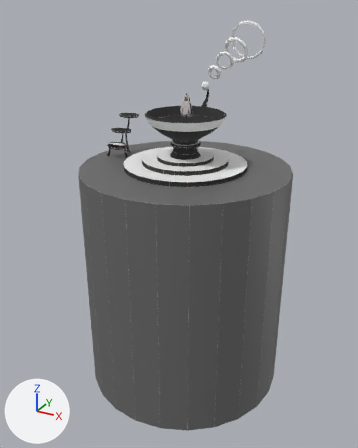
A saved change to the OBJ model Assets/Meshes/SeeedSunflowerEsc.obj.
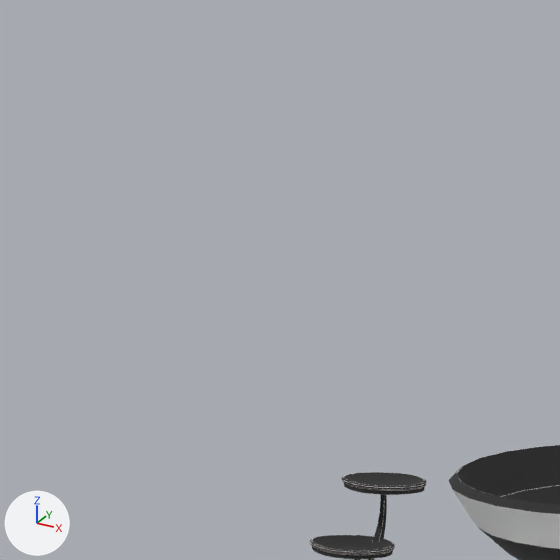
There are two pictures of each version: one whole from a camera (50 mm lens) standing at (16.1, -30.4, 6.2) and looking at (-1.3, 1.2, -9.6), one close up on the part from 11% to 48% of the width and 0% to 30% of the height. Every picture has the same lights, and +X, +Y and +Z are marked at lower left. Where no turn or scale is listed for an object, it has been applied to the vertices. Vertices at the same position are counted once.

In view in the first close-up: 'SeeedSunflowerEsc'.
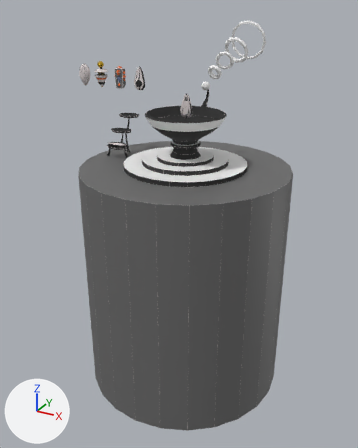
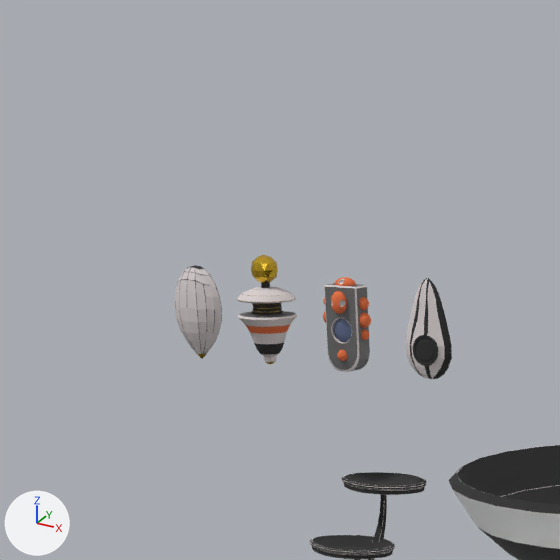
What differs and where, as boxes [x1, y1, x2, y2] in the close-ups (560 x 560 px):
'SeeedSunflowerEsc', reshaped: before [310, 445, 560, 560]; after [174, 255, 560, 560]
part 1 of me_seeedsunfloweresc, added: after [405, 278, 452, 379]
part 2 of me_seeedsunfloweresc, added (yellow): after [251, 255, 278, 283]
part 3 of me_seeedsunfloweresc, added: after [261, 282, 270, 288]
part 4 of me_seeedsunfloweresc, added: after [174, 265, 371, 372]

What the commit changed:
Material 'Glass' (mat_glass) is new.
Its base color is (0.123, 0.158, 0.274) (blue #626f8f).
Its metallic is 0.154.
Its roughness is 0.181.
Material 'Metal' (mat_metal) is new.
Its base color is (0.8, 0.516, 0.0437) (yellow #e7be3b).
Its metallic is 1.0.
Its roughness is 0.168.
Material 'Blobs' (mat_blobs) is new.
Its base color is (0.8, 0.169, 0.0551) (orange #e77242).
Its roughness is 1.0.
me_seeedsunfloweresc is used by ob_seeedsunfloweresc; location (0.0, 0.0, 0.0).
me_seeedsunfloweresc had 3512 vertices, 3530 faces and spanned x -7.6..7.5, y -7.7..10.7, z -21.7..5.1.
me_seeedsunfloweresc now has 8213 vertices, 10251 faces and spans x -11.2..7.5, y -7.7..10.7, z -21.7..5.1.
me_seeedsunfloweresc part 1: the loose piece of 269 vertices spanning x -0.5..0.4, y -0.2..0.2, z -0.9..0.8 is copied, and the copy is moved by (-4.0, 0.4, 1.5); it spans x -4.5..-3.6, y 0.2..0.5, z 0.6..2.3.
me_seeedsunfloweresc part 2: a new loose piece, an icosphere of 80 faces spanning x -7.57..-7.1, y 0.03..0.52, z 2.04..2.53, in mat_metal (yellow #e7be3b).
me_seeedsunfloweresc part 3: a new loose piece, a 24-sided cylinder along z spanning x -7.4..-7.25, y 0.2..0.35, z 1.96..2.11, in mat_dark (black #2e2e2e).
me_seeedsunfloweresc part 4: 4342 vertices added at x -11.2..-5.1, y -0.2..1.2, z 0.6..2.3.
me_seeedsunfloweresc now uses material mat_metal (yellow #e7be3b).
me_seeedsunfloweresc now uses material mat_blobs (orange #e77242).
me_seeedsunfloweresc now uses material mat_glass (blue #626f8f).
